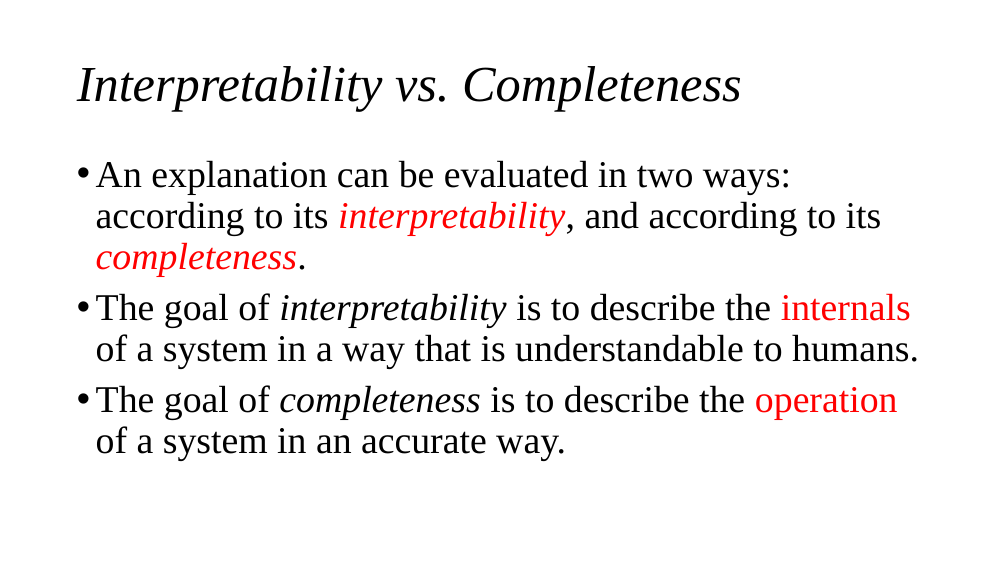
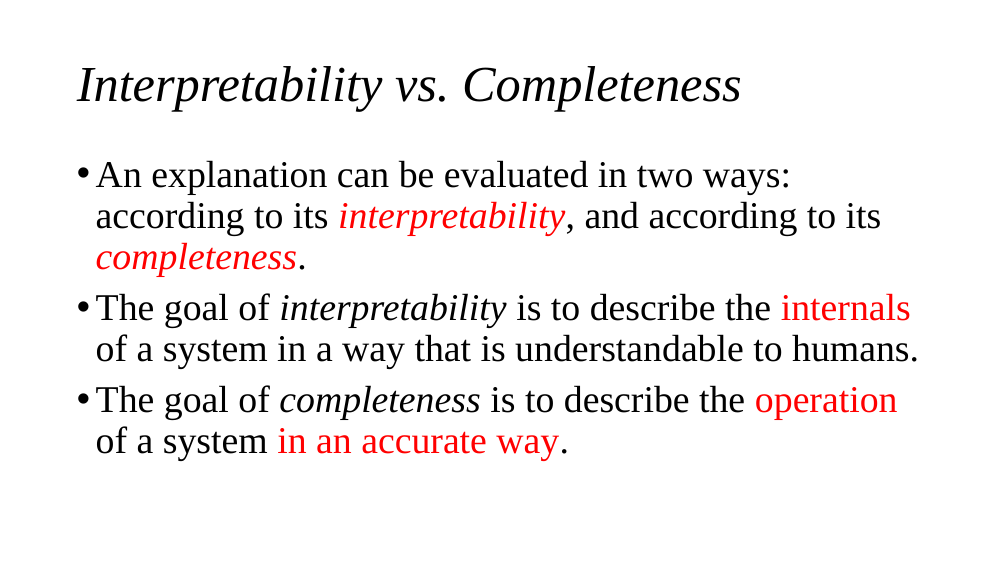
Before and after one commit to cloudspurs/klz, a slide deck: slide 7 of computer_science/ai/xai/papers/explaining_explanations_an_overview_of_interpretability_of_machine_learning.pptx. Drawn at 1008x567 pixels with LibreOffice and Linux fonts; fonts in the diff are those of the drawing. Boxes give left, top, right and bottom in pixels: in the first picture for what was removed or moved away, otherwise in the second. Text is boxed around its words. In the diff, an @@ line names an element or a change of style, - is before the commit and + after.

```diff
--- a/computer_science/ai/xai/papers/explaining_explanations_an_overview_of_interpretability_of_machine_learning.pptx
+++ b/computer_science/ai/xai/papers/explaining_explanations_an_overview_of_interpretability_of_machine_learning.pptx
@@ text at <box>96,385,898,461</box>: text colour #000000 to #FF0000 in "in an accurate way." @@
```
Also in this commit, not shown: 1 other slide changed, 9 slides added, 1 slide removed, 41 other files.
